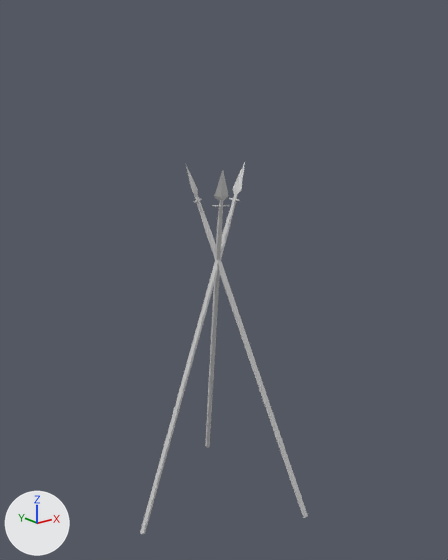
What one commit did to the COLLADA model art/meshes/props/anglo_eyecandy2.dae.
Before and after are seen from a 50 mm camera at (-0.0908, -0.1136, 0.1062) aimed at (-0.0024, -0.0031, 0.0619). Lighting does not change. The marker at lower left points along +X, +Y and +Z. Where no turn or scale is listed for an object, it has been applied to the vertices.
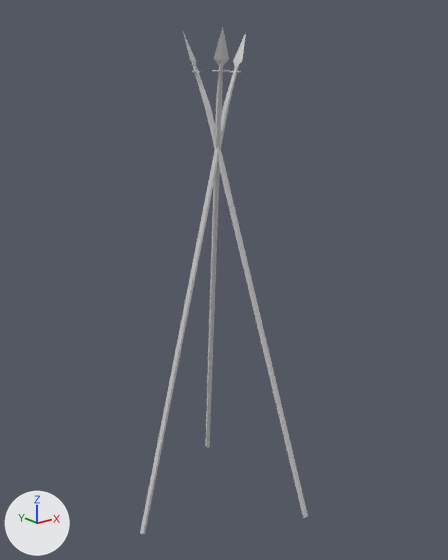
Changed parts and their boxes [x1, y1, x2, y2] in the pictures (448 x 560 px; the box of a moved part takes in the faces that stretch with it):
```json
{"object": "Cylinder", "change": "reshaped", "before": [140, 162, 308, 534], "after": [140, 27, 308, 534], "on screen": "36% taller"}
{"part": 1, "of": "me_cylinder_003", "change": "moved or reshaped", "before": [212, 205, 229, 207], "after": [212, 70, 230, 72]}
{"part": 2, "of": "me_cylinder_003", "change": "moved or reshaped", "before": [140, 162, 307, 532], "after": [140, 27, 307, 532]}
```

The change, as JSON lines over the scene's bpy script:
```json
{"block": "me_cylinder_003", "where": "# used by ob_cylinder; location = (0.0, 0.0, 0.0)"}
{"op": "remove", "block": "me_cylinder_003", "code": "me_cylinder_003.from_pydata(...)  # 90 vertices, 156 faces; spans x -0.0267..0.011, y -0.0215..0.0215, z -0.0004..0.0889"}
{"op": "add", "block": "me_cylinder_003", "code": "me_cylinder_003.from_pydata(...)  # 90 vertices, 156 faces; spans x -0.0267..0.011, y -0.0215..0.0215, z -0.0004..0.1179"}
{"block": "me_cylinder_003", "change": "me_cylinder_003 part 1: the loose piece of 10 vertices spanning x -0.0061..-0.0026, y -0.0055..-0.0033, z 0.0801..0.0804 is moved by (0.0, 0.0, 0.0289)"}
{"block": "me_cylinder_003", "change": "me_cylinder_003 part 2: 45 of the vertices in x -0.0061..0.0064, y -0.0071..0.0071, z 0.0726..0.0889 are moved by (0.0, 0.0, 0.0289)"}
```
